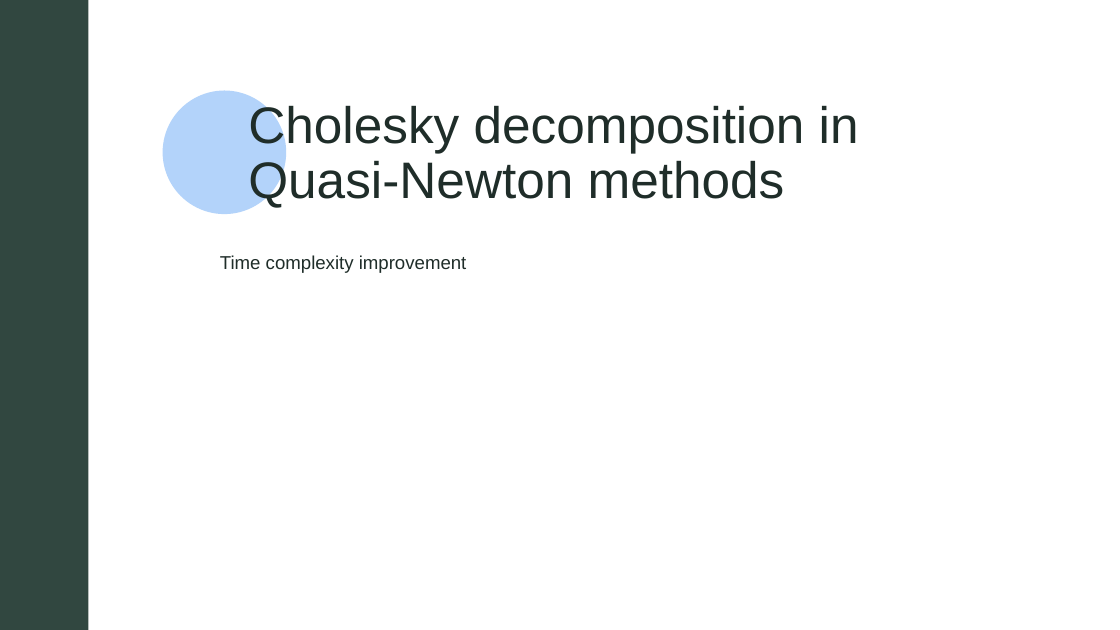
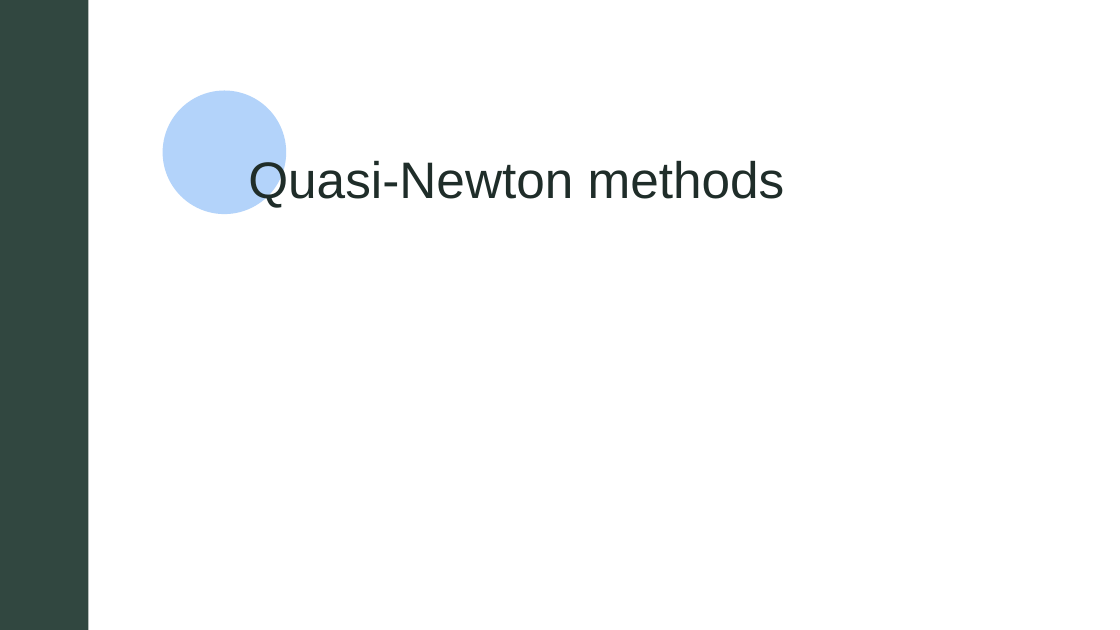
Before and after one commit to BDR2939/Numerical-Optimization-with-Python, a slide deck: slide 9 of final_proj/final proj presentation.pptx (slide 12 before the commit). Drawn at 1120x630 pixels with LibreOffice and Linux fonts; fonts in the diff are those of the drawing; grey boxes stand for pictures; background and template pictures are left out. Boxes give left, top, right and bottom in pixels: in the first picture for what was removed or moved away, otherwise in the second. Text is boxed around its words. In the diff, an @@ line names an element or a change of style, - is before the commit and + after.

```diff
--- a/final_proj/final proj presentation.pptx
+++ b/final_proj/final proj presentation.pptx
@@ title at (248, 157, 785, 208): text changed @@
-Cholesky decomposition in Quasi-Newton methods
+Quasi-Newton methods
@@ text removed at (220, 255, 467, 273) @@
-Time complexity improvement
```
Also in this commit, not shown: 2 other slides changed, 3 slides added.
